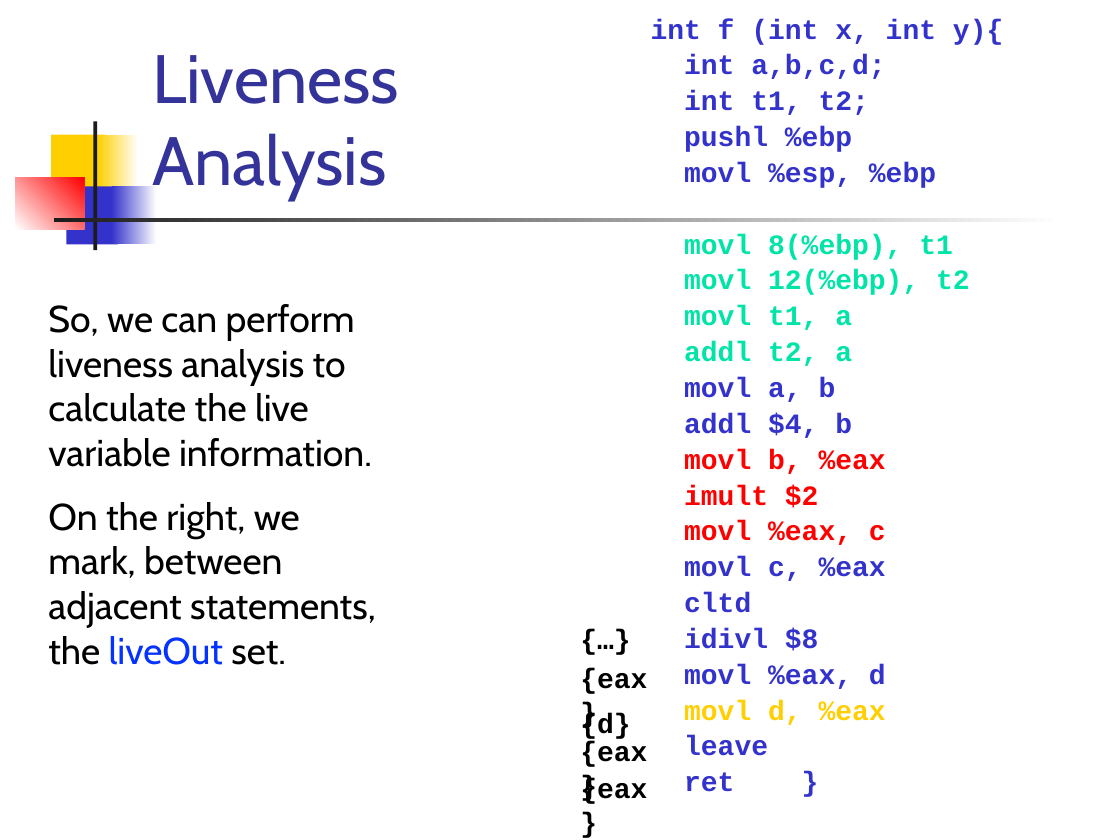
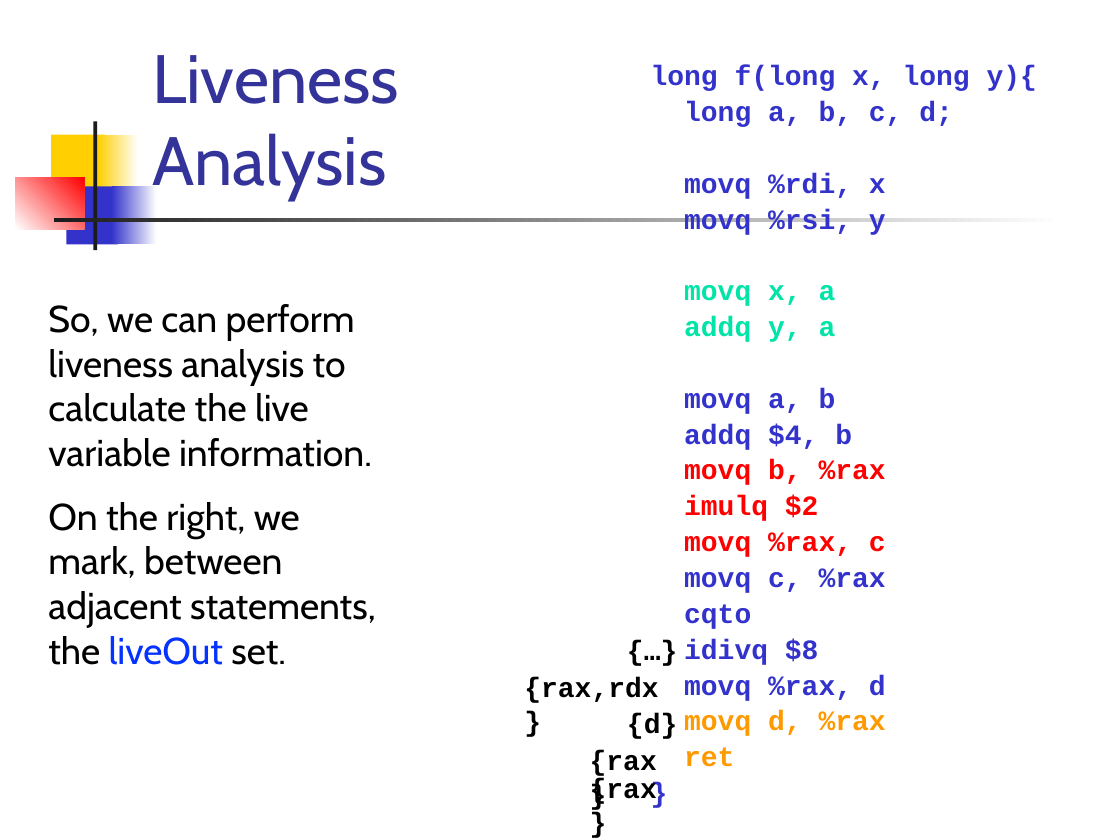
Before and after one commit to csslab-ustc/csslab-ustc.github.io, a slide deck: slide 12 of courses/compiler/slides/lec18-reg-alloc-gc.pptx (slide 11 before the commit). Drawn at 1120x840 pixels with LibreOffice and Linux fonts; fonts in the diff are those of the drawing. Boxes give left, top, right and bottom in pixels: in the first picture for what was removed or moved away, otherwise in the second. Text is boxed around its words. In the diff, an @@ line names an element or a change of style, - is before the commit and + after.

```diff
--- a/courses/compiler/slides/lec18-reg-alloc-gc.pptx
+++ b/courses/compiler/slides/lec18-reg-alloc-gc.pptx
@@ text at [651, 65, 1037, 767]: text changed @@
-int f (int x, int y){
-int a,b,c,d;
-int t1, t2;
-pushl %ebp
-movl %esp, %ebp
-movl 8(%ebp), t1
-movl 12(%ebp), t2
-movl t1, a
-addl t2, a
-movl a, b
-addl $4, b
-movl b, %eax
-imult $2
-movl %eax, c
-movl c, %eax
-cltd
-idivl $8
-movl %eax, d
-movl d, %eax
-leave
-ret }
+long f(long x, long y){
+long a, b, c, d;
+movq %rdi, x
+movq %rsi, y
+movq x, a
+addq y, a
+movq a, b
+addq $4, b
+movq b, %rax
+imulq $2
+movq %rax, c
+movq c, %rax
+cqto
+idivq $8
+movq %rax, d
+movq d, %rax
+ret
+}
@@ text at [524, 460, 886, 703]: text changed @@
-{eax}
+{rax,rdx}
@@ text "{…}": place and size @@
-text "{…}" at [569, 616, 672, 661]
+text "{…}" at [616, 627, 719, 672]
@@ text at [524, 678, 658, 703]: text changed @@
-{eax}
+{rax}
@@ text "{d}": place and size @@
-text "{d}" at [580, 713, 630, 741]
+text "{d}" at [627, 713, 677, 739]
@@ text at [590, 751, 657, 779]: text changed @@
-{eax}
+{rax}
```
Also in this commit, not shown: 53 other slides changed, 3 slides added, 1 slide removed, 8 other files.
